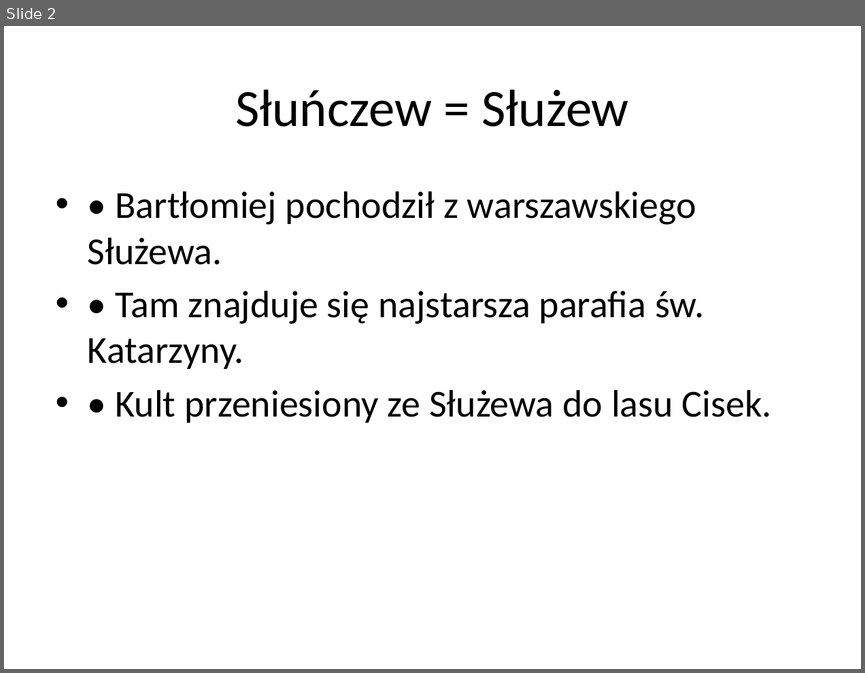
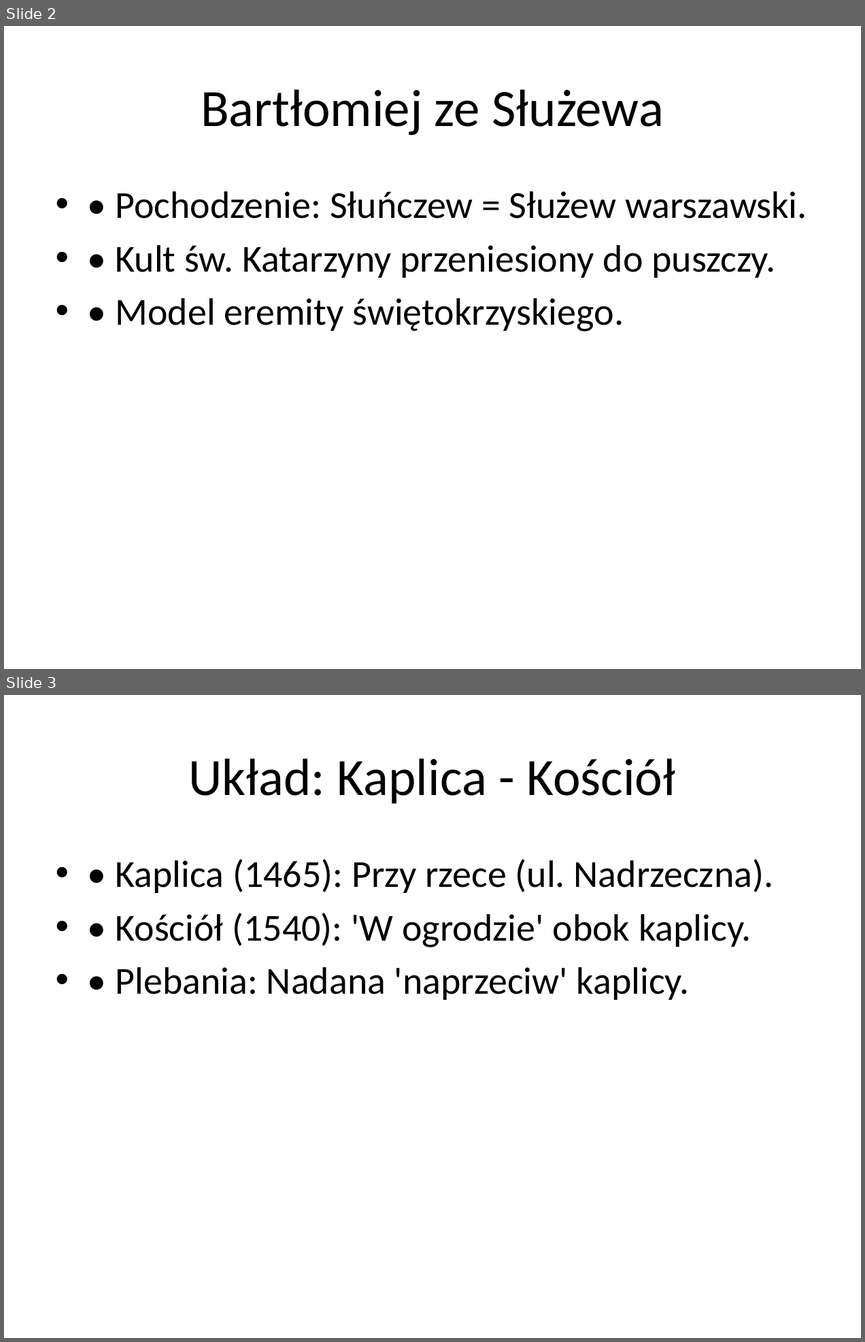
Before and after one commit to lindi2k23-eng/pustel, a slide deck: Analiza_Historyczno-Badawcza_Najnowszego Pustelnika170520266.pptx. Shown one above the other, each under a label of ours: slide 2 before the commit, slides 2 and 3 after it. The pictures are 865x673 and 865x1342 pixels, drawn with LibreOffice and Linux fonts; fonts in the diff are those of the drawing. Boxes give left, top, right and bottom in pixels: in the first picture for what was removed or moved away, otherwise in the second. Text is boxed around its words. In the diff, an @@ line names an element or a change of style, - is before the commit and + after.

```diff
--- a/Analiza_Historyczno-Badawcza_Najnowszego Pustelnika170520266.pptx
+++ b/Analiza_Historyczno-Badawcza_Najnowszego Pustelnika170520266.pptx
@@ slide 3 added at box(4, 695, 861, 1338), background #FFFFFF @@
@@ title added at box(188, 758, 675, 804), 44 pt, text #000000 @@
+Układ: Kaplica - Kościół
@@ text added at box(115, 859, 774, 1000), 32 pt, text #000000 @@
+• • Kaplica (1465): Przy rzece (ul. Nadrzeczna).
+• • Kościół (1540): 'W ogrodzie' obok kaplicy.
+• • Plebania: Nadana 'naprzeciw' kaplicy.
@@ slide 2 changed as well @@
@@ title at box(201, 89, 664, 135): text changed @@
-Słuńczew = Służew
+Bartłomiej ze Służewa
@@ text at box(115, 191, 807, 331): text changed @@
-• • Bartłomiej pochodził z warszawskiego Służewa.
-• • Tam znajduje się najstarsza parafia św. Katarzyny.
-• • Kult przeniesiony ze Służewa do lasu Cisek.
+• • Pochodzenie: Słuńczew = Służew warszawski.
+• • Kult św. Katarzyny przeniesiony do puszczy.
+• • Model eremity świętokrzyskiego.
```
Also in this commit, not shown: 2 other slides changed, 2 other slides added, 2 slides removed, 2 other files.
